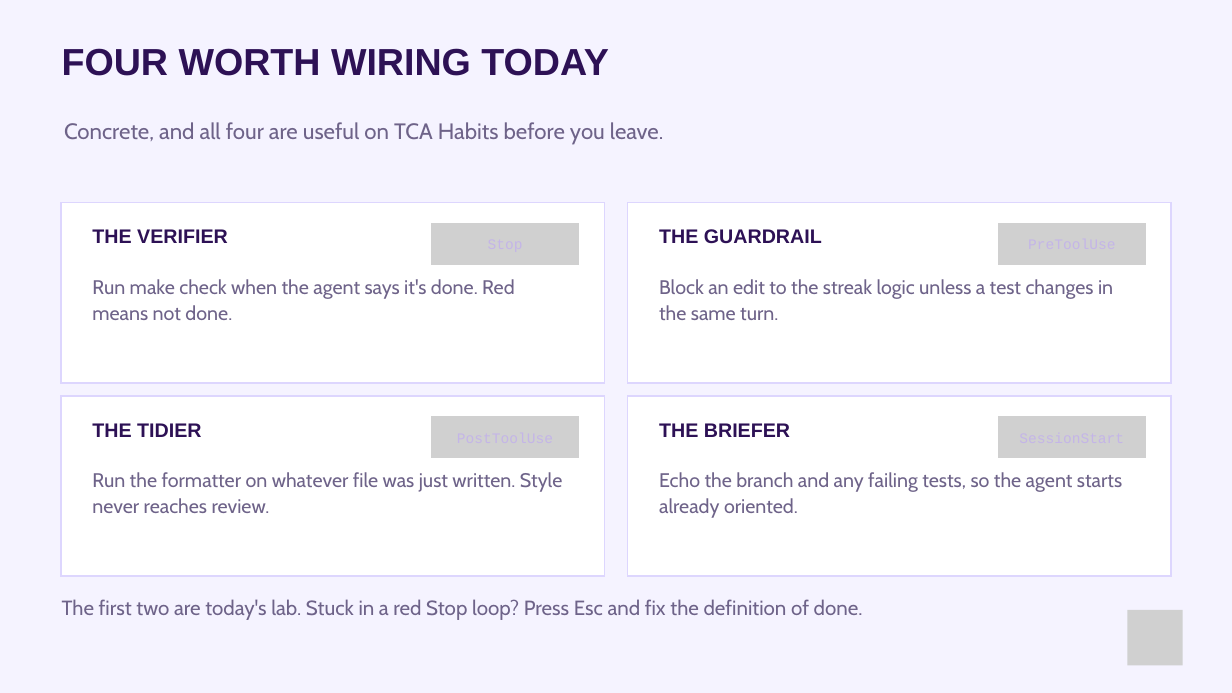
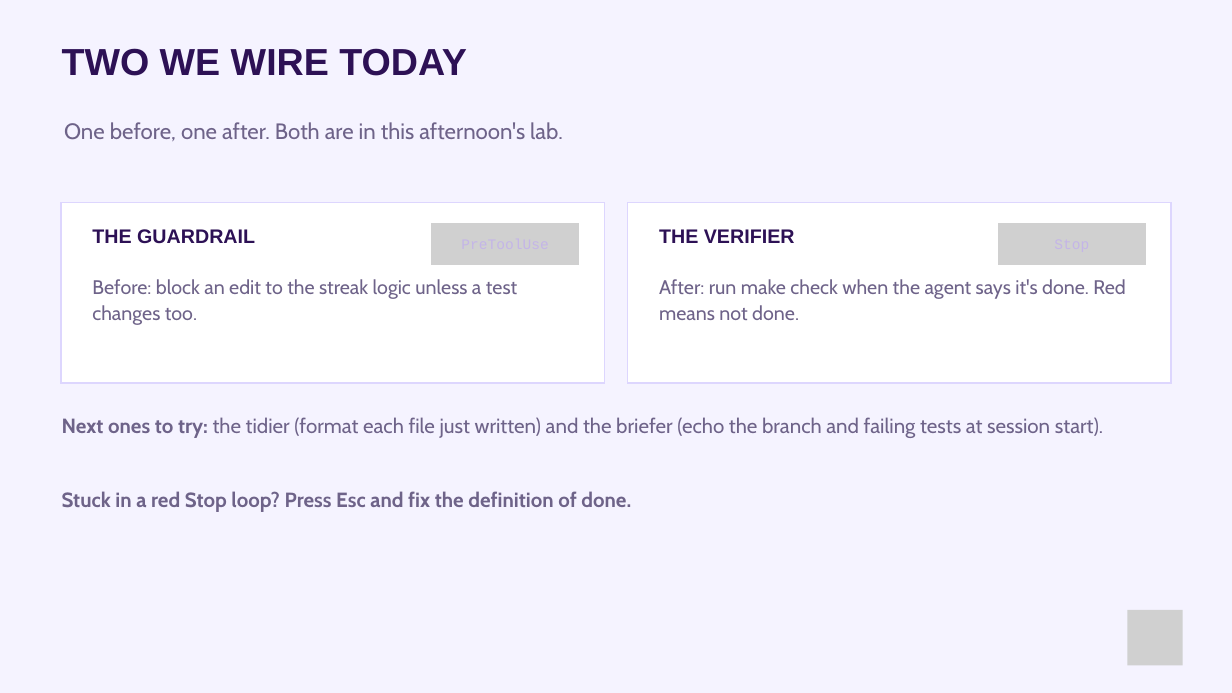
Before and after one commit to paulkeen/tca-habits, a slide deck: slide 70 of docs/Master_Back in the Code.pptx. Drawn at 1232x693 pixels with LibreOffice and Linux fonts; fonts in the diff are those of the drawing; grey boxes stand for pictures. Boxes give left, top, right and bottom in pixels: in the first picture for what was removed or moved away, otherwise in the second. Text is boxed around its words. In the diff, an @@ line names an element or a change of style, - is before the commit and + after.

```diff
--- a/docs/Master_Back in the Code.pptx
+++ b/docs/Master_Back in the Code.pptx
@@ text at (x1=62, y1=48, x2=467, y2=76): text changed @@
-FOUR WORTH WIRING TODAY
+TWO WE WIRE TODAY
@@ text at (x1=64, y1=122, x2=563, y2=141): text changed @@
-Concrete, and all four are useful on TCA Habits before you leave.
+One before, one after. Both are in this afternoon's lab.
@@ text at (x1=92, y1=229, x2=255, y2=244): text changed @@
-THE VERIFIER
+THE GUARDRAIL
@@ text at (x1=659, y1=229, x2=795, y2=243): text changed @@
-THE GUARDRAIL
+THE VERIFIER
@@ text at (x1=92, y1=279, x2=517, y2=325): text changed @@
-Run make check when the agent says it's done. Red means not done.
+Before: block an edit to the streak logic unless a test changes too.
@@ text at (x1=659, y1=279, x2=1125, y2=320): text changed @@
-Block an edit to the streak logic unless a test changes in the same turn.
+After: run make check when the agent says it's done. Red means not done.
@@ freeform shape removed at (x1=61, y1=396, x2=605, y2=577) @@
@@ text added at (x1=62, y1=417, x2=1103, y2=438), 24 pt, text #6E6389 @@
+Next ones to try: the tidier (format each file just written) and the briefer (echo the branch and failing tests at session start).
@@ freeform shape removed at (x1=431, y1=416, x2=579, y2=458) @@
@@ picture removed at (x1=431, y1=416, x2=579, y2=458) @@
@@ freeform shape removed at (x1=628, y1=396, x2=1172, y2=577) @@
@@ freeform shape removed at (x1=998, y1=416, x2=1146, y2=458) @@
@@ picture removed at (x1=998, y1=416, x2=1146, y2=458) @@
@@ text removed at (x1=92, y1=423, x2=201, y2=437) @@
-THE TIDIER
@@ text removed at (x1=659, y1=423, x2=790, y2=437) @@
-THE BRIEFER
@@ text removed at (x1=92, y1=472, x2=562, y2=513) @@
-Run the formatter on whatever file was just written. Style never reaches review.
@@ text removed at (x1=659, y1=472, x2=1122, y2=518) @@
-Echo the branch and any failing tests, so the agent starts already oriented.
@@ text at (x1=62, y1=491, x2=631, y2=512): text changed; bold on @@
-The first two are today's lab. Stuck in a red Stop loop? Press Esc and fix the definition of done.
+Stuck in a red Stop loop? Press Esc and fix the definition of done.
```
Also in this commit, not shown: 6 other slides changed, 2 slides added, 3 slides removed, 2 other files.
